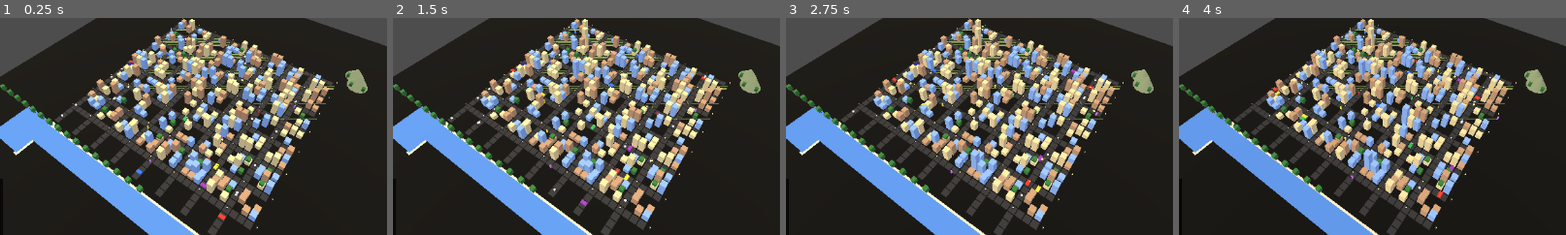
Above: before the commit, frames 1-4 (left to right).
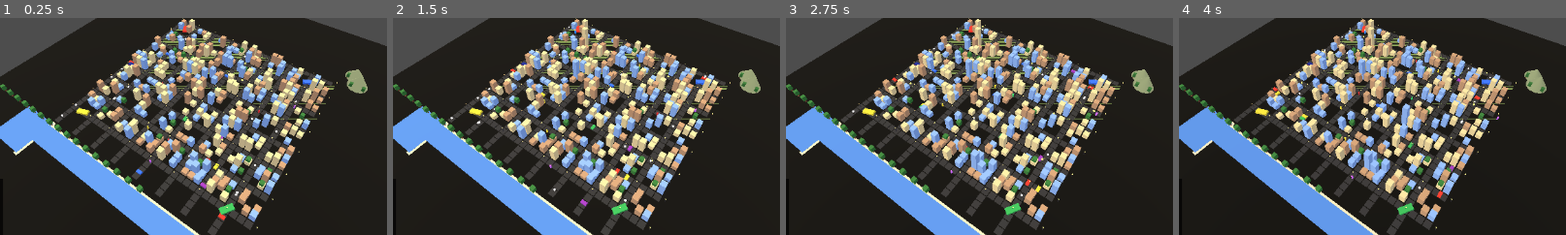
Above: after the commit, the same moments.

Repository: Fedgerick/syndicatecity-2d
Game: Godot game, scene res://main.tscn
Two runs of this game, one before a commit and one after it. Both use one fixed random seed, a clock stepped at 60 frames per second and the inputs below.
Inputs (mouse positions are % of the whole screen's width and height, from its top left):
- Up to frame 1 (0.25 s): no input
- Up to frame 2 (1.5 s): tap Enter at 0.5, 1.25 s; move the mouse to (72, 45) at 0.52 s; hold Right (ui_right) 0.53-1.25 s; tap 1 at 0.6 s; click (72, 45) at 0.67 s; tap Space at 0.77 s; drag from (30, 55) to (45, 70) at 1.27 s
- Up to frame 3 (2.75 s): tap Enter at 2 s; move the mouse to (60, 28) at 2.02 s; hold Right (ui_right) from 2.03 s (still down); tap 3 at 2.1 s
- Up to frame 4 (4 s): release Right (ui_right) at 2.75 s; tap Enter at 2.75, 3.5 s; drag from (45, 70) to (20, 35) at 2.77 s; move the mouse to (80, 65) at 3.52 s; hold Left (ui_left) from 3.53 s (still down); tap 5 at 3.6 s; tap Space at 3.77 s
The pictures show only the part of the screen within x 24-74%, y 30-80%; the shares and areas given below are measured in that part.

The runs differ from the first frame. In frame 1, 0.3% of the frame differs, in the area x 19-81%, y 3-91%; in frame 2, 0.3%; in frame 3, 0.3%, in the area x 19-81%, y 3-92%; in frame 4, 0.3%.

Commit message:
game: parked cars (enterable), vehicle hit detection (NPCs and parked cars), G key cheat wanted
- 4 colored parked cars in corners (red, blue, yellow, green)
- Press F near any parked car to enter
- Driving into pedestrians: knocks them back, +1 wanted, NPC turns dark red
- Driving into other parked cars: pushes them, slows you, +1 wanted
- G key: raise wanted by 1 (debug cheat)
- Help overlay updated with new keys (F, E, G, M)

Diff:
--- a/main.gd
+++ b/main.gd
@@ -82,6 +82,7 @@
 	_build_water()
 	_build_traffic()
 	_build_cars()
+	_build_parked_cars()
 	_build_npcs()
 	_build_trees()
 	_build_roads()
@@ -1105,6 +1106,32 @@
 	cam_player_pitch = -25.0
 
 
+
+
+func _check_vehicle_hits() -> void:
+	# Hit pedestrians
+	for n in npcs:
+		var d: float = n["mesh"].position.distance_to(current_vehicle_pos)
+		if d < 1.5:
+			# Knock them back
+			var away: Vector3 = (n["mesh"].position - current_vehicle_pos).normalized()
+			n["mesh"].position += away * 4.0
+			_add_wanted(1)
+			# Mark them as hit (visual: turn darker)
+			n["mesh"].material_override.albedo_color = Color(0.4, 0.05, 0.05)
+	# Hit other parked cars (vehicles list)
+	for v in vehicles:
+		if v["mesh"] == current_vehicle:
+			continue
+		var d2: float = v["pos"].distance_to(current_vehicle_pos)
+		if d2 < 2.5:
+			# Push the parked car
+			var push: Vector3 = (v["pos"] - current_vehicle_pos).normalized()
+			v["pos"] += push * 1.5
+			v["mesh"].position = v["pos"]
+			current_vehicle_speed *= 0.4  # bounce
+			_add_wanted(1)
+
 func _update_vehicle(delta: float) -> void:
 	if not vehicle_in or current_vehicle == null:
 		return
@@ -1140,6 +1167,9 @@
 	# Move player too (so camera follows)
 	player_pos = new_pos
 	player.position = new_pos
+	# Hit detection
+	if abs(current_vehicle_speed) > 1.0:
+		_check_vehicle_hits()
 
 
 func _is_player_in_vehicle() -> bool:
@@ -1452,6 +1482,43 @@
 	b.name = "Burglar"
 	add_child(b)
 
+
+
+
+func _build_parked_cars() -> void:
+	# 4 parked cars in obvious places for player to enter
+	var spots: Array = [
+		Vector3(_wx(2 * CELL), 0.4, _wz(2 * CELL)),
+		Vector3(_wx(28 * CELL), 0.4, _wz(2 * CELL)),
+		Vector3(_wx(2 * CELL), 0.4, _wz(28 * CELL)),
+		Vector3(_wx(28 * CELL), 0.4, _wz(28 * CELL)),
+	]
+	var colors: Array = [
+		Color(0.85, 0.20, 0.15),
+		Color(0.20, 0.40, 0.85),
+		Color(0.85, 0.78, 0.20),
+		Color(0.20, 0.65, 0.30),
+	]
+	for i in range(spots.size()):
+		var pos: Vector3 = spots[i]
+		var car := MeshInstance3D.new()
+		var bm := BoxMesh.new()
+		bm.size = Vector3(1.6, 0.7, 3.6)
+		car.mesh = bm
+		var mat := StandardMaterial3D.new()
+		mat.albedo_color = colors[i]
+		car.material_override = mat
+		car.position = pos
+		# Random initial yaw
+		var yaw: float = randf() * TAU
+		car.rotation.y = yaw
+		add_child(car)
+		vehicles.append({
+			"mesh": car,
+			"pos": pos,
+			"yaw": yaw,
+			"speed": 0.0,
+		})
 
 func save_city() -> void:
 	var data := {
